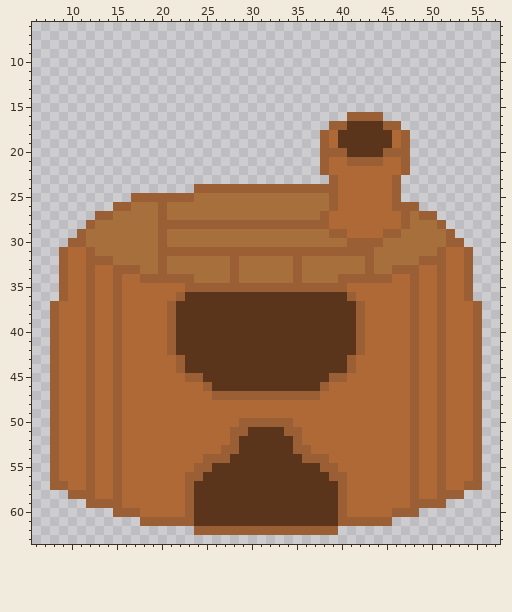
Pixel-art file: build/Aseprite files/Furnace .aseprite. Above: the version before the commit.
64x64 pixels, 1 frame. Shown: x 6..57, y 6..63.
After:
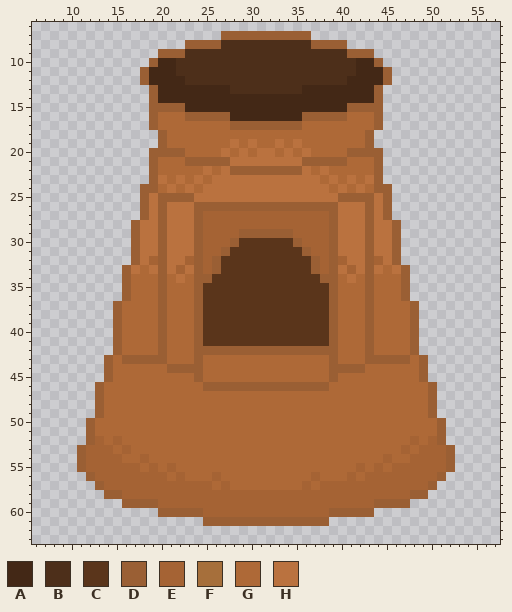
Palette (. is transparent): A #432816  B #4d2f1a  C #5a351b  D #9a5f34  E #a56334  F #a66f3b  G #ae6937  H #ba723f
Log entry: minecraft furnace(real)
What changed:
layer "Flattened" added
layer "Layer 1" removed
layer "Layer 2" removed
@@ x 6..57 @@
  6 ....................................................
- 7 ....................................................
- 8 ....................................................
- 9 ....................................................
-10 ....................................................
-11 ....................................................
-12 ....................................................
-13 ....................................................
-14 ....................................................
-15 ....................................................
-16 ...................................DDDD.............
-17 .................................DDCCCCDD...........
-18 ................................DGCCCCCCGD..........
-19 ................................DGCCCCCCGD..........
-20 ................................DDDCCCCDDD..........
-21 ................................DGGDDDDGGD..........
-22 ................................DGGGGGGGGD..........
-23 .................................DGGGGGGD...........
-24 ..................DDDDDDDDDDDDDDDDGGGGGGD...........
-25 ...........DDDDDDDFFFFFFFFFFFFFFFDGGGGGGD...........
-26 .........DDFFFDFFFFFFFFFFFFFFFFFFDGGGGGGDDD.........
-27 .......DDFFFFFDFFFFFFFFFFFFFFFFFDGGGGGGGGDFDD.......
-28 ......DFFFFFFFDDDDDDDDDDDDDDDDDDDGGGGGGGGDFFFD......
-29 .....DFFFFFFFFDFFFFFFFFFFFFFFFFFFDDGGGGDDFFFFFD.....
-30 ....DDFFFFFFFFDFFFFFFFFFFFFFFFFFFFFDDDDFFFFFFFDD....
-31 ...DGGDFFFFFFFDDDDDDDDDDDDDDDDDDDDDDDDFFFFFFFDGGD...
-32 ...DGGDDDFFFFFDFFFFFFFDFFFFFFDFFFFFFFDFFFFFDDDGGD...
-33 ...DGGDGGDDDFFDFFFFFFFDFFFFFFDFFFFFFFDFFDDDGGDGGD...
-34 ...DGGDGGDGGDDDDDDFFFFDFFFFFFDFFFFDDDDDDGGDGGDGGD...
-35 ...DGGDGGDGGGGGGGDDDDDDDDDDDDDDDDDDGGGGGGGDGGDGGD...
-36 ...DGGDGGDGGGGGGDCCCCCCCCCCCCCCCCCCDGGGGGGDGGDGGD...
-37 ..DGGGDGGDGGGGGDCCCCCCCCCCCCCCCCCCCCDGGGGGDGGDGGGD..
-38 ..DGGGDGGDGGGGGDCCCCCCCCCCCCCCCCCCCCDGGGGGDGGDGGGD..
-39 ..DGGGDGGDGGGGGDCCCCCCCCCCCCCCCCCCCCDGGGGGDGGDGGGD..
-40 ..DGGGDGGDGGGGGDCCCCCCCCCCCCCCCCCCCCDGGGGGDGGDGGGD..
-41 ..DGGGDGGDGGGGGDCCCCCCCCCCCCCCCCCCCCDGGGGGDGGDGGGD..
-42 ..DGGGDGGDGGGGGDCCCCCCCCCCCCCCCCCCCCDGGGGGDGGDGGGD..
-43 ..DGGGDGGDGGGGGGDCCCCCCCCCCCCCCCCCCDGGGGGGDGGDGGGD..
-44 ..DGGGDGGDGGGGGGDCCCCCCCCCCCCCCCCCCDGGGGGGDGGDGGGD..
-45 ..DGGGDGGDGGGGGGGDDCCCCCCCCCCCCCCDDGGGGGGGDGGDGGGD..
-46 ..DGGGDGGDGGGGGGGGGDCCCCCCCCCCCCDGGGGGGGGGDGGDGGGD..
-47 ..DGGGDGGDGGGGGGGGGGDDDDDDDDDDDDGGGGGGGGGGDGGDGGGD..
-48 ..DGGGDGGDGGGGGGGGGGGGGGGGGGGGGGGGGGGGGGGGDGGDGGGD..
-49 ..DGGGDGGDGGGGGGGGGGGGGGGGGGGGGGGGGGGGGGGGDGGDGGGD..
-50 ..DGGGDGGDGGGGGGGGGGGGGDDDDDDGGGGGGGGGGGGGDGGDGGGD..
-51 ..DGGGDGGDGGGGGGGGGGGGDDCCCCDDGGGGGGGGGGGGDGGDGGGD..
-52 ..DGGGDGGDGGGGGGGGGGGGDCCCCCCDGGGGGGGGGGGGDGGDGGGD..
-53 ..DGGGDGGDGGGGGGGGGGGDDCCCCCCDDGGGGGGGGGGGDGGDGGGD..
-54 ..DGGGDGGDGGGGGGGGGDDDCCCCCCCCDDDGGGGGGGGGDGGDGGGD..
-55 ..DGGGDGGDGGGGGGGGDDCCCCCCCCCCCCDDGGGGGGGGDGGDGGGD..
-56 ..DGGGDGGDGGGGGGGDDCCCCCCCCCCCCCCDDGGGGGGGDGGDGGGD..
-57 ..DDGGDGGDGGGGGGGDCCCCCCCCCCCCCCCCDGGGGGGGDGGDGGDD..
-58 ....DDDGGDGGGGGGGDCCCCCCCCCCCCCCCCDGGGGGGGDGGDDD....
-59 ......DDDDGGGGGGGDCCCCCCCCCCCCCCCCDGGGGGGGDDDD......
-60 .........DDDGGGGGDCCCCCCCCCCCCCCCCDGGGGGDDD.........
-61 ............DDDDDDCCCCCCCCCCCCCCCCDDDDDD............
-62 ..................DDDDDDDDDDDDDDDD..................
+ 7 .....................DDDDDDDDDD.....................
+ 8 .................DDDDBBBBBBBBBBDDDD.................
+ 9 ..............DDDBBBBBBBBBBBBBBBBBBDDD..............
+10 .............DAABBBBBBBBBBBBBBBBBBBBAAD.............
+11 ............DAAABBBBBBBBBBBBBBBBBBBBAAAD............
+12 ............DAAAABBBBBBBBBBBBBBBBBBAAAAD............
+13 .............DAAAAAAAABBBBBBBBAAAAAAAAD.............
+14 .............DAAAAAAAAAAAAAAAAAAAAAAAAD.............
+15 .............DDDDAAAAAAAAAAAAAAAAAADDDD.............
+16 .............DGGGDDDDDAAAAAAAADDDDDGGGD.............
+17 .............DGGGGGGGGDDDDDDDDGGGGGGGGD.............
+18 ..............DGGGGGGGGGGGGGGGGGGGGGGD..............
+19 ..............DGGGGGGGHGHGGHGHGGGGGGGD..............
+20 .............DDDDGGGGHGHGHHGHGHGGGGDDDD.............
+21 .............DGGGDDDDDHHHHHHHHDDDDDGGGD.............
+22 .............DGGGGGHGHDDDDDDDDHGHGGGGGD.............
+23 .............DHGHGHGHHHHHHHHHHHHGHGHGHD.............
+24 ............DDGHGHGHHHHHHHHHHHHHHGHGHGDD............
+25 ............DHDDDDHHHHHHHHHHHHHHHHDDDDHD............
+26 ............DHDHHHDDDDDDDDDDDDDDDDHHHDHD............
+27 ............DHDHHHDEEEEEEEEEEEEEEDHHHDHD............
+28 ...........DHHDHHHDEEEEEEEEEEEEEEDHHHDHHD...........
+29 ...........DHHDHHHDEEEEDDDDDDEEEEDHHHDHHD...........
+30 ...........DHHDHHHDEEEDCCCCCCDEEEDHHHDHHD...........
+31 ...........DHHDHHHDEEDCCCCCCCCDEEDHHHDHHD...........
+32 ...........DHEDHHEDEDCCCCCCCCCCDEDEHHDEHD...........
+33 ..........DHGHDHEHDEDCCCCCCCCCCDEDHEHDHGHD..........
+34 ..........DGGGDGHGDDCCCCCCCCCCCCDDGHGDGGGD..........
+35 ..........DGGGDGGGDCCCCCCCCCCCCCCDGGGDGGGD..........
+36 ..........DGGGDGGGDCCCCCCCCCCCCCCDGGGDGGGD..........
+37 .........DGGGGDGGGDCCCCCCCCCCCCCCDGGGDGGGGD.........
+38 .........DGGGGDGGGDCCCCCCCCCCCCCCDGGGDGGGGD.........
+39 .........DGGGGDGGGDCCCCCCCCCCCCCCDGGGDGGGGD.........
+40 .........DGGGGDGGGDCCCCCCCCCCCCCCDGGGDGGGGD.........
+41 .........DGGGGDGGGDCCCCCCCCCCCCCCDGGGDGGGGD.........
+42 .........DGGGGDGGGDDDDDDDDDDDDDDDDGGGDGGGGD.........
+43 ........DGDDDDDGGGDGGGGGGGGGGGGGGDGGGDDDDDGD........
+44 ........DGGGGGGDDDDGGGGGGGGGGGGGGDDDDGGGGGGD........
+45 ........DGGGGGGGGGDGGGGGGGGGGGGGGDGGGGGGGGGD........
+46 .......DGGGGGGGGGGGDDDDDDDDDDDDDDGGGGGGGGGGGD.......
+47 .......DGGGGGGGGGGGGGGGGGGGGGGGGGGGGGGGGGGGGD.......
+48 .......DGGGGGGGGGGGGGGGGGGGGGGGGGGGGGGGGGGGGD.......
+49 .......DGGGGGGGGGGGGGGGGGGGGGGGGGGGGGGGGGGGGD.......
+50 ......DGGGGGGGGGGGGGGGGGGGGGGGGGGGGGGGGGGGGGGD......
+51 ......DGGGGGGGGGGGGGGGGGGGGGGGGGGGGGGGGGGGGGGD......
+52 ......DEGEGGGGGGGGGGGGGGGGGGGGGGGGGGGGGGGGEGED......
+53 .....DEEEGEGGGGGGGGGGGGGGGGGGGGGGGGGGGGGGEGEEED.....
+54 .....DEEEEGGEGGGGGGGGGGGGGGGGGGGGGGGGGGEGGEEEED.....
+55 .....DEEEEEEGEGEGGGGGGGGGGGGGGGGGGGGEGEGEEEEEED.....
+56 ......DEEEEEEEEGEGGGEGGGGGGGGGGEGGGEGEEEEEEEED......
+57 .......DEEEEEEEEEEEEGEGGGGGGGGEGEEEEEEEEEEEED.......
+58 ........DDEEEEEEEEEEEEEEEEEEEEEEEEEEEEEEEEDD........
+59 ..........DDDDEEEEEEEEEEEEEEEEEEEEEEEEDDDD..........
+60 ..............DDDDDEEEEEEEEEEEEEEDDDDD..............
+61 ...................DDDDDDDDDDDDDD...................
+62 ....................................................
 63 ....................................................
Pixel boxes of the changes (left, top, right, bottom) in both pictures:
changed: (50, 31, 482, 535)
